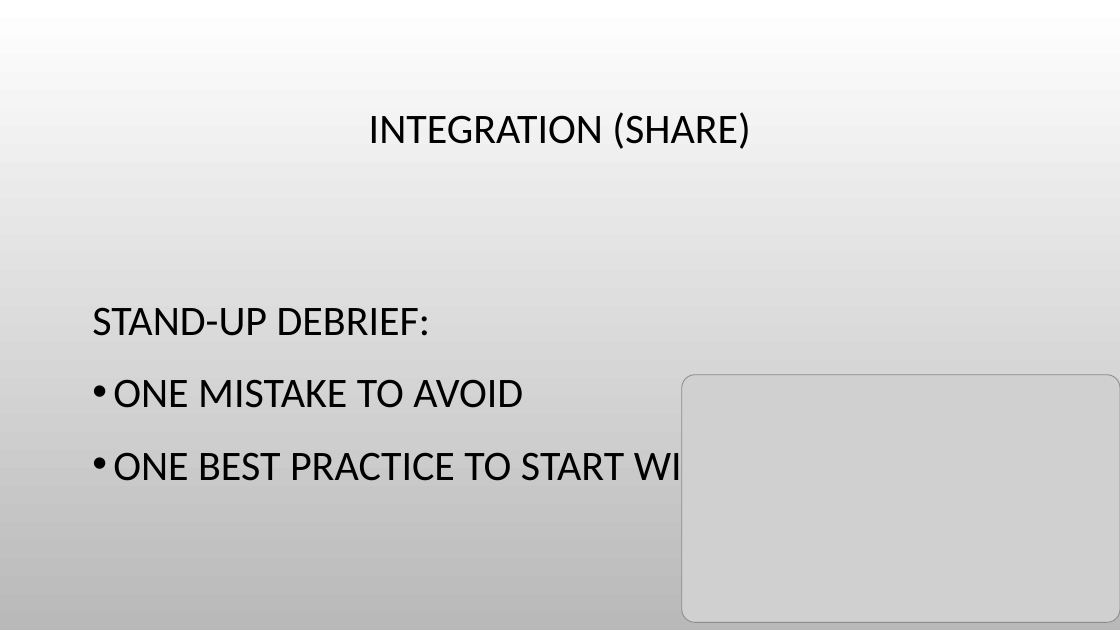
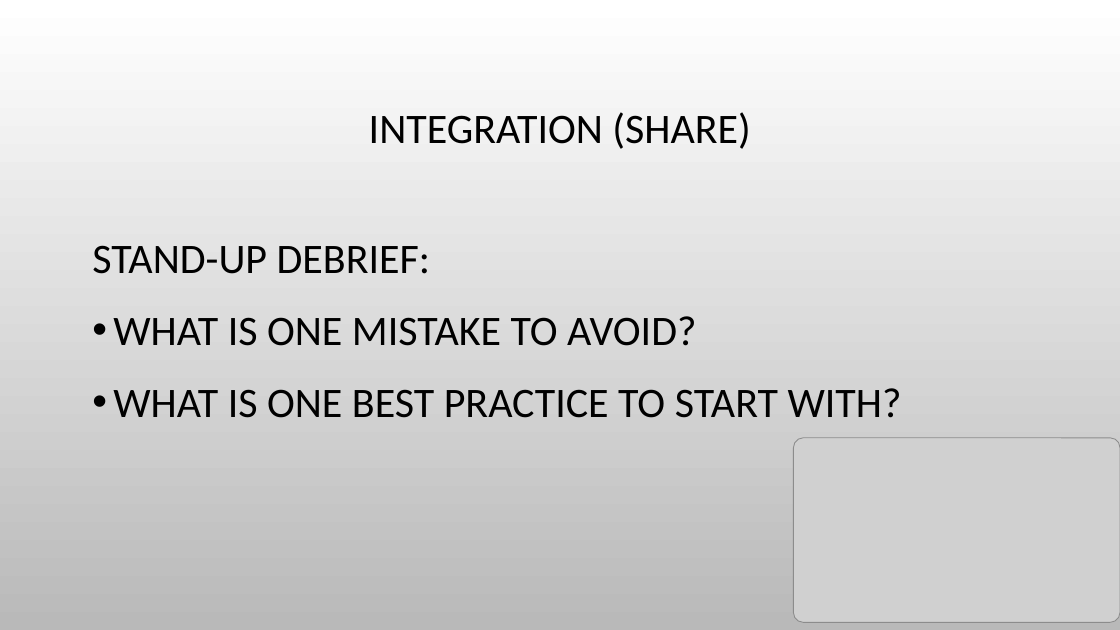
Before and after one commit to aspiece/CSGames, a slide deck: slide 7 of BootFailures.pptx (slide 8 before the commit). Drawn at 1120x630 pixels with LibreOffice and Linux fonts; fonts in the diff are those of the drawing; grey boxes stand for pictures; background and template pictures are left out. Boxes give left, top, right and bottom in pixels: in the first picture for what was removed or moved away, otherwise in the second. Text is boxed around its words. In the diff, an @@ line names an element or a change of style, - is before the commit and + after.

```diff
--- a/BootFailures.pptx
+++ b/BootFailures.pptx
@@ text at <box>113,316,902,418</box>: text changed @@
-• ONE MISTAKE TO AVOID
-• ONE BEST PRACTICE TO START WITH
+• WHAT IS ONE MISTAKE TO AVOID?
+• WHAT IS ONE BEST PRACTICE TO START WITH?
@@ picture: place and size @@
-picture at <box>682,375,1120,623</box>
+picture at <box>794,438,1120,623</box>
```
Also in this commit, not shown: 3 other slides changed, 1 slide removed.
